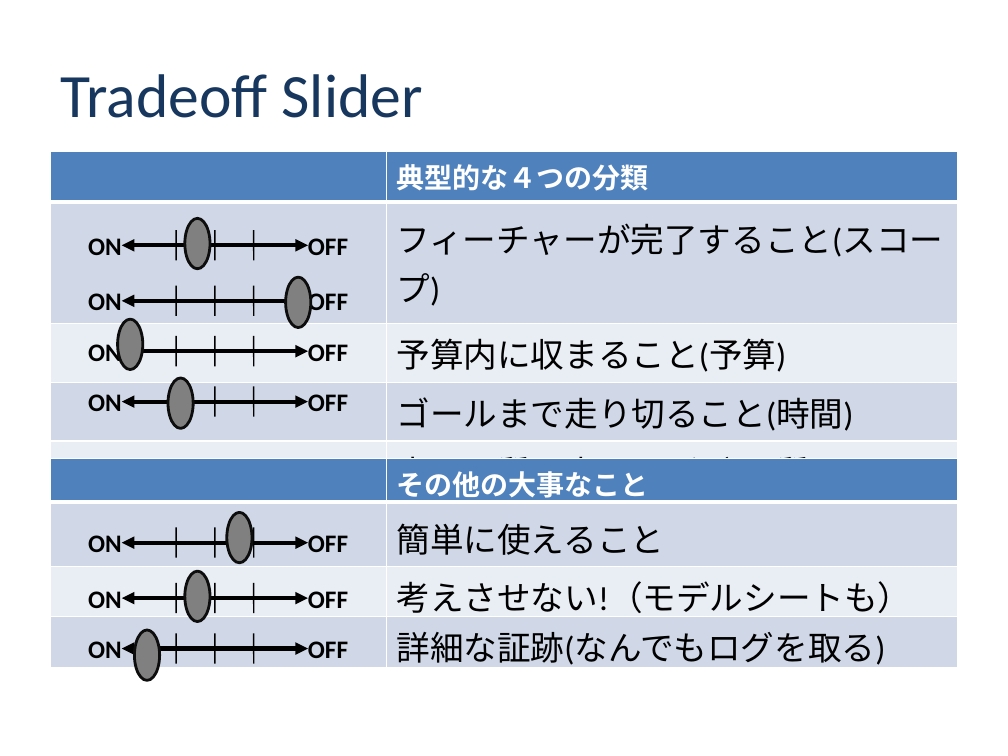
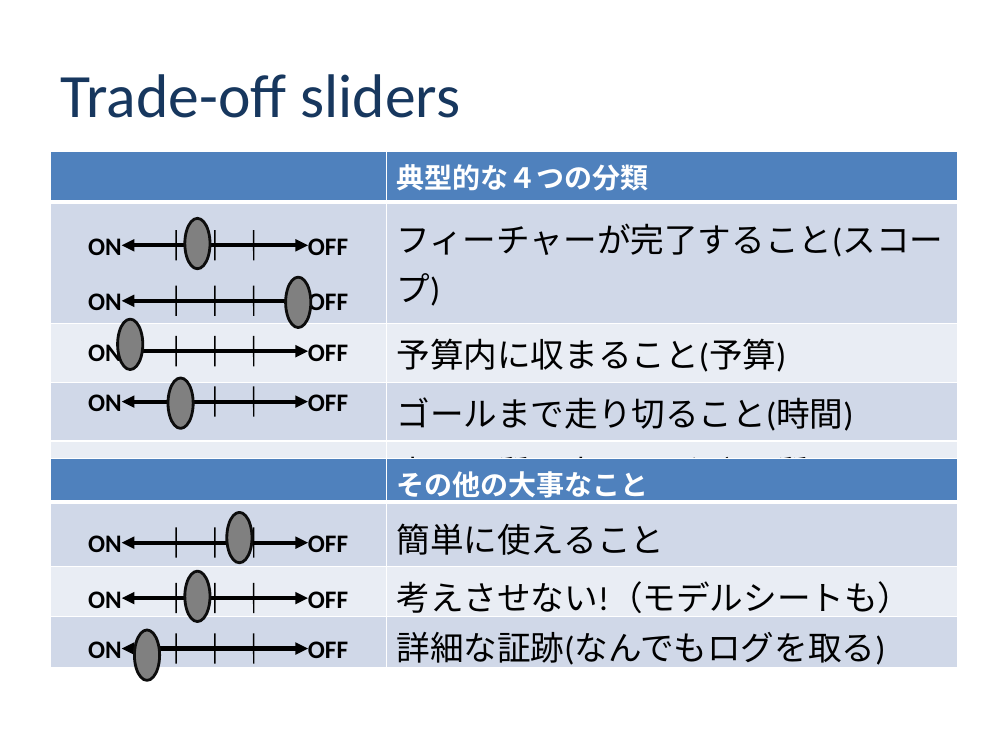
Before and after one commit to class-snct-rikitakelab/e-konbu2012, a slide deck: slide 12 of Inception Deck -E-konbu-.pptx (slide 11 before the commit). Drawn at 1008x756 pixels with LibreOffice and Linux fonts; fonts in the diff are those of the drawing; background and template pictures are left out. Boxes give left, top, right and bottom in pixels: in the first picture for what was removed or moved away, otherwise in the second. Text is boxed around its words. In the diff, an @@ line names an element or a change of style, - is before the commit and + after.

```diff
--- a/Inception Deck -E-konbu-.pptx
+++ b/Inception Deck -E-konbu-.pptx
@@ title at box(60, 74, 461, 118): text changed @@
-Tradeoff Slider
+Trade-off sliders
```
Also in this commit, not shown: 11 other slides changed, 1 slide added, 3 other files.
